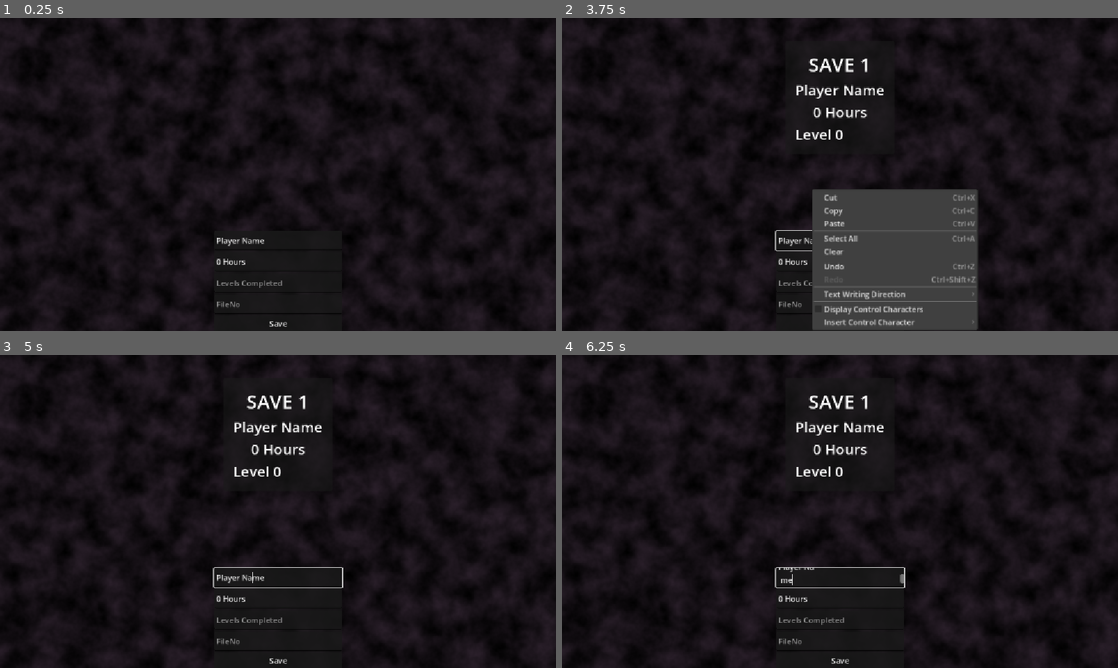
Above: before the commit, frames 1-4 (two rows, left to right).
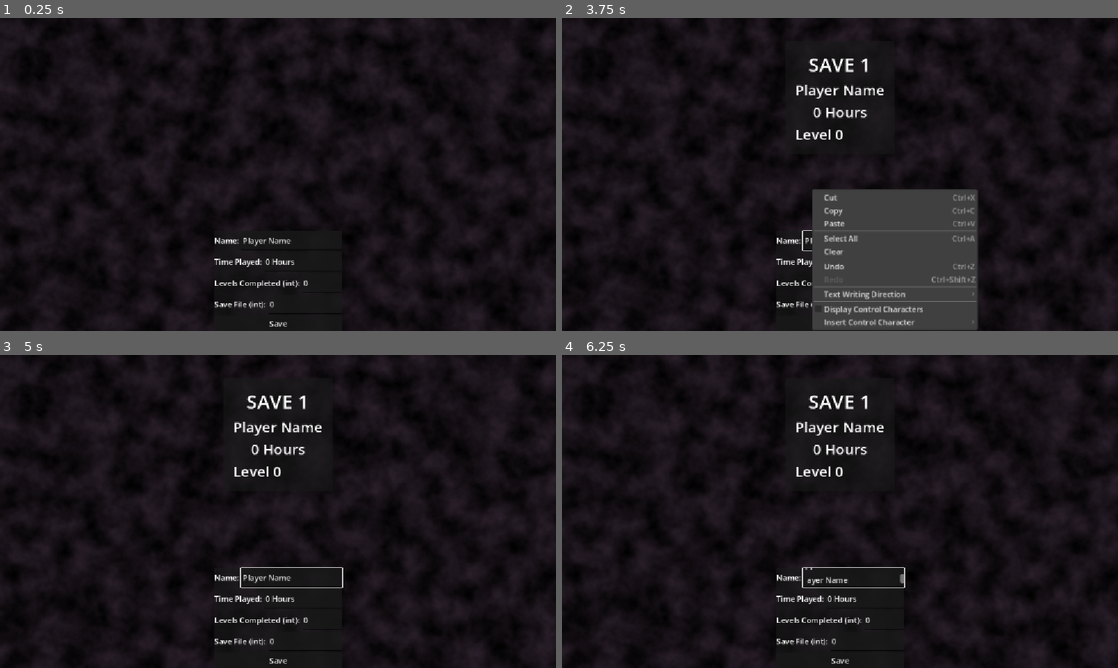
Above: after the commit, the same moments.

Repository: rPortfolio/rts-base
Game: Godot game, scene res://src/gui/main_menu/main_menu.tscn
Two runs of this game, one before a commit and one after it. Both use one fixed random seed, a clock stepped at 60 frames per second and the inputs below. This scene is started directly instead of the project's main scene.
Inputs (mouse positions are in pixels of both pictures, inside the frame that each line leads up to):
- Up to frame 1 (0.25 s): no input
- Up to frame 2 (3.75 s): tap Enter at 0.5 s; move the mouse to (962, 158) at 0.52 s; press the mouse at (962, 158) at 0.53 s; hold Right (ui_right) 0.53-1.25 s; release the mouse at (962, 158) at 1.25 s; click "Save" at 1.25 s; move the mouse to (728, 190) at 2.02 s; hold Down (ui_down) 2.03-2.78 s; right-click (728, 190) at 2.1 s; move the mouse to (895, 105) at 2.77 s; press the mouse at (895, 105) at 2.78 s; hold Right (ui_right) 2.78-3.53 s; move the mouse to (812, 237) at 3.52 s; release the mouse at (812, 237) at 3.53 s; hold Up (ui_up) from 3.53 s (still down); right-click (812, 237) at 3.6 s
- Up to frame 3 (5 s): tap Space at 4.25 s; move the mouse to (444, 558) at 4.27 s; release Up (ui_up) at 4.28 s; press the mouse at (444, 558) at 4.28 s; hold Left (ui_left) from 4.28 s (still down)
- Up to frame 4 (6.25 s): tap Enter at 5 s; move the mouse to (673, 464) at 5.02 s; release the mouse at (673, 464) at 5.03 s; right-click (673, 464) at 5.1 s; tap Space at 5.75 s; move the mouse to (867, 511) at 5.77 s; release Left (ui_left) at 5.78 s; press the mouse at (867, 511) at 5.78 s; hold Down (ui_down) from 5.78 s (still down)

The runs differ from the first frame. In frame 1, 0.7% of the frame differs, in the area x 38-56%, y 70-93%; in frame 2, 0.4%; in frame 3, 0.7%; in frame 4, 0.8%, in the area x 38-56%, y 67-93%.

Commit message:
improve main menu ui

Diff:
--- a/src/gui/main_menu/main_menu.tscn
+++ b/src/gui/main_menu/main_menu.tscn
@@ -59,31 +59,68 @@
 [node name="VBoxContainer" type="VBoxContainer" parent="PanelContainer" unique_id=2139637384]
 layout_mode = 2
 
-[node name="PlayerName" type="TextEdit" parent="PanelContainer/VBoxContainer" unique_id=124830258]
+[node name="HBoxContainer" type="HBoxContainer" parent="PanelContainer/VBoxContainer" unique_id=433268510]
+layout_mode = 2
+size_flags_vertical = 3
+
+[node name="Label" type="Label" parent="PanelContainer/VBoxContainer/HBoxContainer" unique_id=1291993692]
+layout_mode = 2
+text = "Name:"
+
+[node name="PlayerName" type="TextEdit" parent="PanelContainer/VBoxContainer/HBoxContainer" unique_id=124830258]
 unique_name_in_owner = true
 layout_mode = 2
+size_flags_horizontal = 3
 size_flags_vertical = 3
 text = "Player Name"
 placeholder_text = "Name"
 
-[node name="TimePlayed" type="TextEdit" parent="PanelContainer/VBoxContainer" unique_id=193009187]
+[node name="HBoxContainer2" type="HBoxContainer" parent="PanelContainer/VBoxContainer" unique_id=1415931789]
+layout_mode = 2
+size_flags_vertical = 3
+
+[node name="Label" type="Label" parent="PanelContainer/VBoxContainer/HBoxContainer2" unique_id=2100746804]
+layout_mode = 2
+text = "Time Played:"
+
+[node name="TimePlayed" type="TextEdit" parent="PanelContainer/VBoxContainer/HBoxContainer2" unique_id=193009187]
 unique_name_in_owner = true
 layout_mode = 2
+size_flags_horizontal = 3
 size_flags_vertical = 3
 text = "0 Hours"
 placeholder_text = "Time Played"
 
-[node name="LevelsCompleted" type="TextEdit" parent="PanelContainer/VBoxContainer" unique_id=405884412]
+[node name="HBoxContainer3" type="HBoxContainer" parent="PanelContainer/VBoxContainer" unique_id=1231432111]
+layout_mode = 2
+size_flags_vertical = 3
+
+[node name="Label" type="Label" parent="PanelContainer/VBoxContainer/HBoxContainer3" unique_id=452681021]
+layout_mode = 2
+text = "Levels Completed (int):"
+
+[node name="LevelsCompleted" type="LineEdit" parent="PanelContainer/VBoxContainer/HBoxContainer3" unique_id=173499505]
 unique_name_in_owner = true
 layout_mode = 2
+size_flags_horizontal = 3
 size_flags_vertical = 3
-placeholder_text = "Levels Completed"
+text = "0"
+virtual_keyboard_type = 2
 
-[node name="FileNo" type="LineEdit" parent="PanelContainer/VBoxContainer" unique_id=472989182]
+[node name="HBoxContainer4" type="HBoxContainer" parent="PanelContainer/VBoxContainer" unique_id=228040966]
+layout_mode = 2
+size_flags_vertical = 3
+
+[node name="Label" type="Label" parent="PanelContainer/VBoxContainer/HBoxContainer4" unique_id=1323105446]
+layout_mode = 2
+text = "Save File (int):"
+
+[node name="FileNo" type="LineEdit" parent="PanelContainer/VBoxContainer/HBoxContainer4" unique_id=472989182]
 unique_name_in_owner = true
 layout_mode = 2
+size_flags_horizontal = 3
 size_flags_vertical = 3
-placeholder_text = "FileNo"
+text = "0"
 virtual_keyboard_type = 2
 
 [node name="Save" type="Button" parent="PanelContainer/VBoxContainer" unique_id=712557365]
